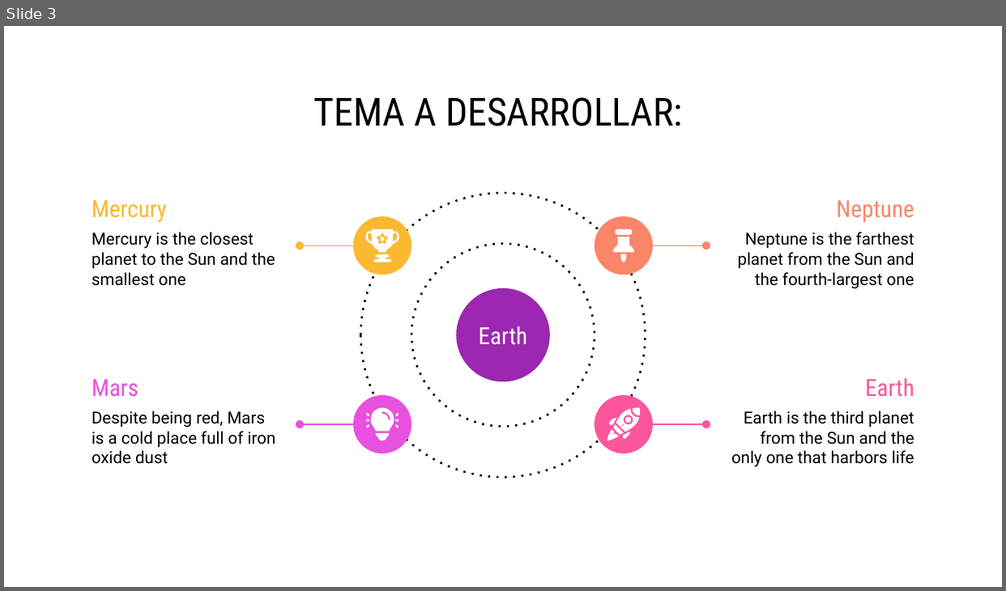
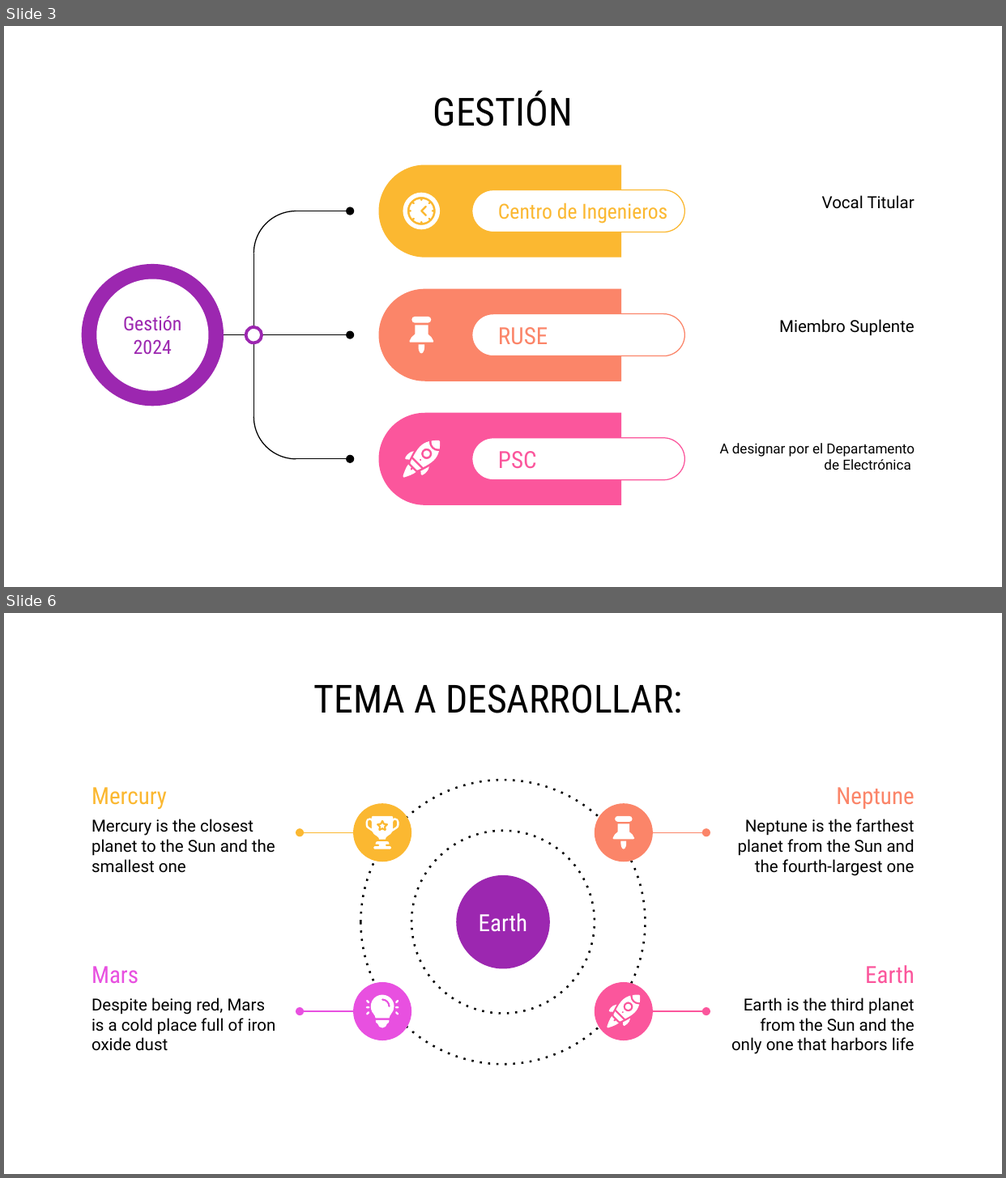
Before and after one commit to marianomorel/maestria-repo, a slide deck: INFOGRAFIA - CONCURSO - MARIANO MOREL.pptx. Shown one above the other, each under a label of ours: slide 3 before the commit, slides 3 and 6 after it; the slides between them are not shown. The pictures are 1006x591 and 1006x1178 pixels, drawn with LibreOffice and Linux fonts; fonts in the diff are those of the drawing. Boxes give left, top, right and bottom in pixels: in the first picture for what was removed or moved away, otherwise in the second. Text is boxed around its words. In the diff, an @@ line names an element or a change of style, - is before the commit and + after.

```diff
--- a/INFOGRAFIA - CONCURSO - MARIANO MOREL.pptx
+++ b/INFOGRAFIA - CONCURSO - MARIANO MOREL.pptx
@@ slide 3 added at box(4, 26, 1002, 587), background #FFFFFF @@
@@ title added at box(433, 91, 573, 126), 28 pt, text #000000 @@
+GESTIÓN
@@ round same rect added at box(379, 165, 622, 258), fill #FBB831 @@
@@ freeform shape added at box(403, 193, 440, 229), fill #FFFFFF @@
@@ rounded rectangle added at box(472, 190, 684, 232), fill #FFFFFF, outline #FBB831 0.75 pt, 15 pt, text #FBB831 @@
+Centro de Ingenieros
@@ text added at box(822, 195, 914, 209), 12 pt, text #000000 @@
+Vocal Titular
@@ freeform shape added at box(409, 199, 433, 224), fill #FFFFFF @@
@@ group added at box(82, 211, 351, 459): 3 arrows, 3 ellipses, 2 arc (boxed as its full ellipse)s, 2 lines @@
+Gestión
+2024
@@ round same rect added at box(379, 288, 622, 382), fill #FB8569 @@
@@ freeform shape added at box(412, 317, 431, 322), fill #FFFFFF @@
@@ rounded rectangle added at box(472, 314, 684, 356), fill #FFFFFF, outline #FB8569 0.75 pt, 17 pt, text #FB8569 @@
+RUSE
@@ freeform shape added at box(409, 326, 433, 343), fill #FFFFFF @@
@@ text added at box(779, 319, 914, 336), 12 pt, text #000000 @@
+Miembro Suplente
@@ freeform shape added at box(418, 344, 424, 353), fill #FFFFFF @@
@@ round same rect added at box(379, 412, 622, 505), fill #FB569C @@
@@ rounded rectangle added at box(472, 438, 684, 480), fill #FFFFFF, outline #FB569C 0.75 pt, 17 pt, text #FB569C @@
+PSC
@@ text added at box(720, 443, 914, 470), 10 pt, text #000000 @@
+A designar por el Departamento de Electrónica
@@ group added at box(403, 442, 440, 478): 8 freeform shapes @@
@@ what was slide 3 is now slide 6 @@
```
Also in this commit, not shown: 3 slides changed, 1 other slide added, 2 slides removed, 3 other files.
